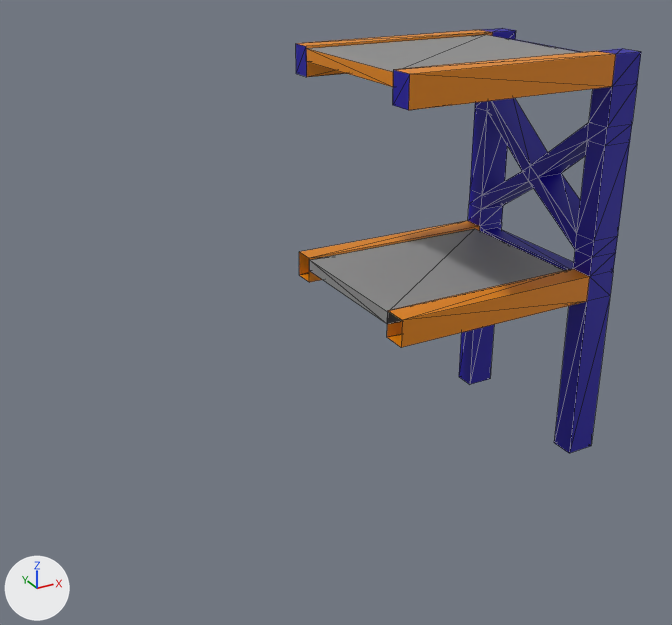
The glTF model rack.glb: old version first, new version second.
Rendered twice from a camera (50 mm lens) standing at (-4.1, -7.25, 5.35) and looking at (-0.15, -0.07, 1.76). The axes (+X, +Y, +Z) are drawn at lower left. The lights are the same throughout. Mesh edges are drawn as thin lines. Vertices at the same position are counted once.

Objects in the first picture: 'Rack'.
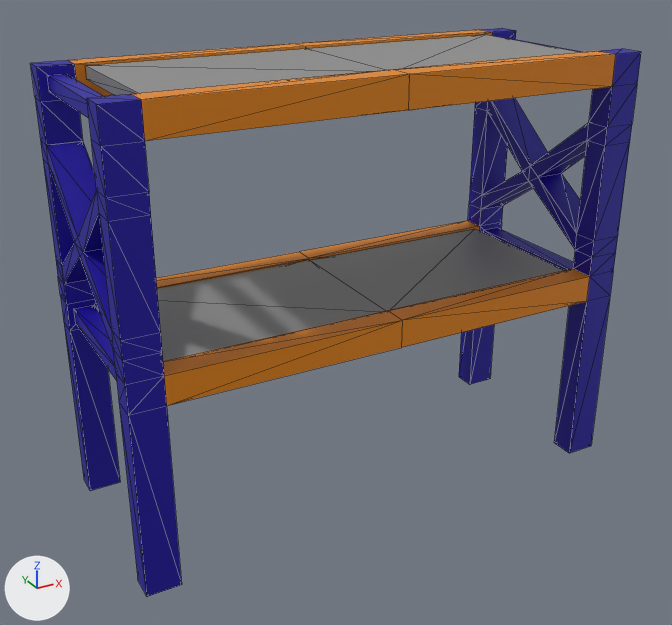
Changed parts and their boxes [x1, y1, x2, y2] in the pictures (672 x 625 px):
'Rack', reshaped (77% wider, 34% taller): before [296, 28, 641, 453]; after [31, 28, 641, 597]
part 1 of me_cube, added: after [31, 43, 410, 597]

Diff of the bpy script that builds the scene:
```diff
--- a/rack.glb.py
+++ b/rack.glb.py
@@ me_cube @@
 # used by ob_rack; location = (0.0, 0.0, -4.18)
-me_cube.from_pydata(...)  # 131 vertices, 268 faces; spans x 0.0..2.48, y -1.0..1.0, z 4.18..8.31
+me_cube.from_pydata(...)  # 238 vertices, 524 faces; spans x -2.48..2.48, y -1.0..1.0, z 4.18..8.31
+# me_cube part 1
+# 24 vertices are added at x -2.48..-2.08, y -1.0..0.77, z 5.99..8.29
+# 16 new vertices lie (-2.17, 0.0, 0.0) away from vertices in x 0.0, y -1.0..1.0, z 5.93..8.31
+# 16 new vertices lie (-0.31, 0.0, 0.0) away from vertices in x -2.17, y -1.0..1.0, z 5.93..8.31
+# 8 new vertices lie (0.0, 0.0, -1.75) away from vertices in x -2.48..-2.17, y -1.0..1.0, z 5.93
+# 8 new vertices lie (0.0, 0.0, -0.37) away from vertices in x -2.48..-2.17, y -1.0..1.0, z 8.03
+# 8 new vertices lie (0.0, 0.0, -0.17) away from vertices in x -2.48..-2.17, y -1.0..1.0, z 7.66
+# 8 new vertices lie (0.0, 0.0, -0.93) away from vertices in x -2.48..-2.17, y -1.0..1.0, z 7.49
+# 5 new vertices lie (0.0, 0.0, -0.17) away from vertices in x -2.48..-2.17, y 0.77..1.0, z 6.56
+# 8 new vertices lie (0.0, 1.53, 0.0) away from vertices in x -2.42..-2.23, y -0.76, z 5.99..8.23
+# 6 new vertices lie (0.31, 0.0, 0.0) away from vertices in x -2.48, y -0.12..0.77, z 6.9..7.66
+# 200 new faces join them, mat_blau (blue #1700a2)
+# 42 new faces join them, mat_orange (orange #e78700)
+# 14 new faces join them, mat_grau (grey #8f8f8f)
 me_cube.materials.append(mat_blau)
```
